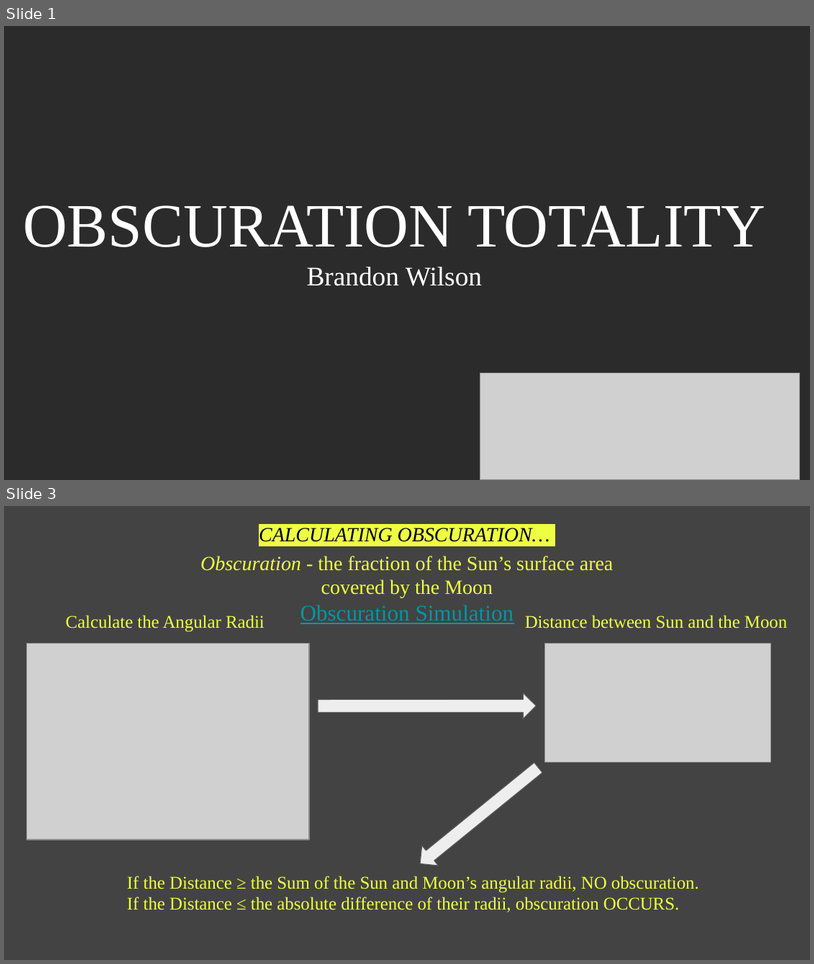
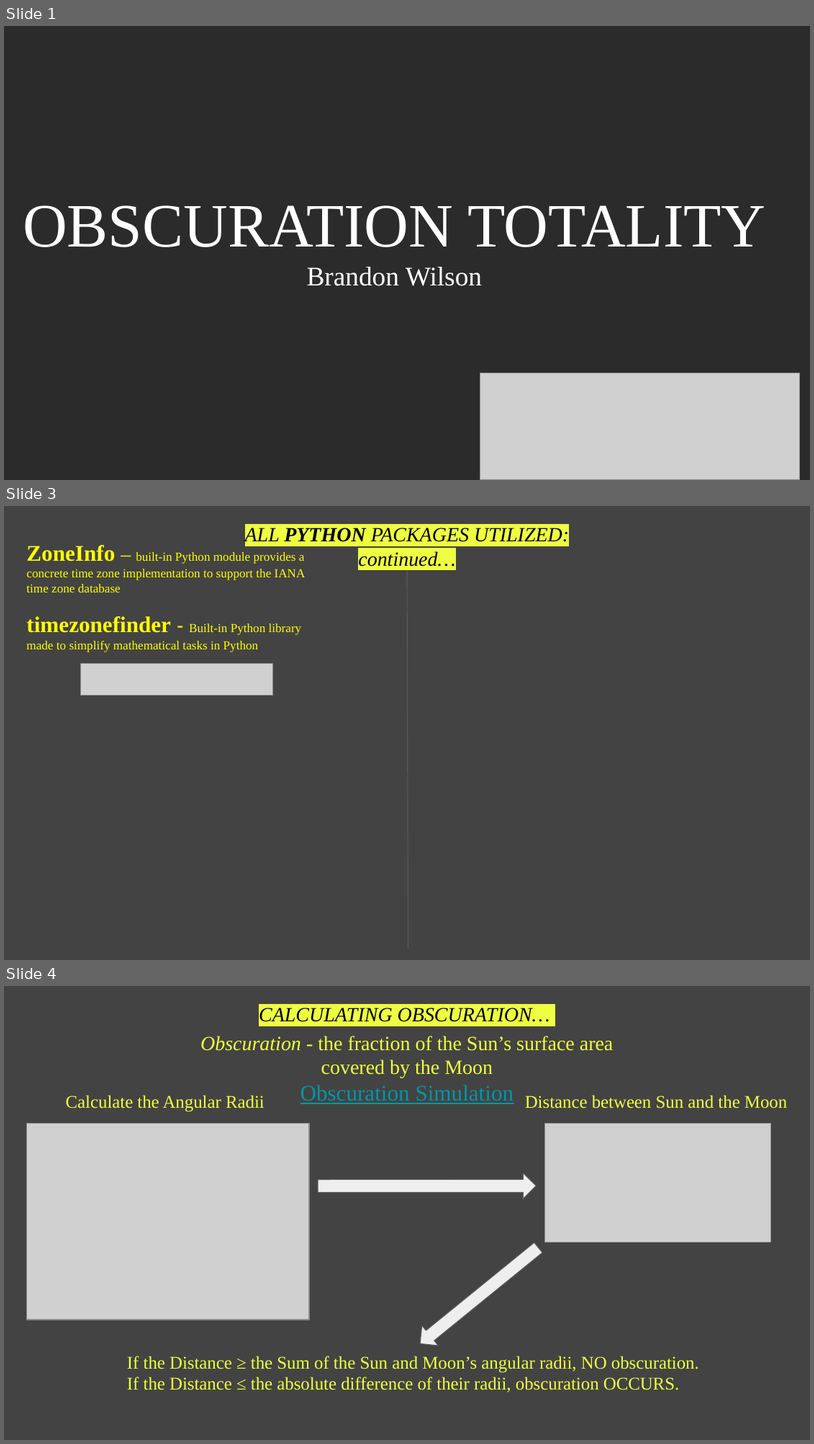
Before and after one commit to BrandonWilsonProjects/OBSCURATION-TOTALITY, a slide deck: OBSCURATION PRESENTATION.pptx. Shown one above the other, each under a label of ours: slides 1 and 3 before the commit, slides 1, 3 and 4 after it; the slides between them are not shown. The pictures are 814x964 and 814x1444 pixels, drawn with LibreOffice and Linux fonts; fonts in the diff are those of the drawing; grey boxes stand for pictures; background and template pictures are left out; a plain dark background stands for a picture behind light text. Boxes give left, top, right and bottom in pixels: in the first picture for what was removed or moved away, otherwise in the second. Text is boxed around its words. In the diff, an @@ line names an element or a change of style, - is before the commit and + after.

```diff
--- a/OBSCURATION PRESENTATION.pptx
+++ b/OBSCURATION PRESENTATION.pptx
@@ slide 3 added at [4,506,810,960], background #434343 @@
@@ text added at [26,545,306,592], 11 pt, text #FFFF00 @@
+ZoneInfo – built-in Python module provides a concrete time zone implementation to support the IANA time zone database
@@ text added at [245,528,569,566], 18 pt, text #000000, italic @@
+ALL PYTHON PACKAGES UTILIZED: continued…
@@ line added from (407, 569) to (408, 949), #595959 0.75 pt @@
@@ text added at [26,616,302,652], 11 pt, text #FFFF00 @@
+timezonefinder - Built-in Python library made to simplify mathematical tasks in Python
@@ picture added at [80,663,273,695] @@
@@ what was slide 3 is now slide 4 @@
```
Also in this commit, not shown: 1 slide changed, 2 other slides added, 1 slide removed, 2 other files.
